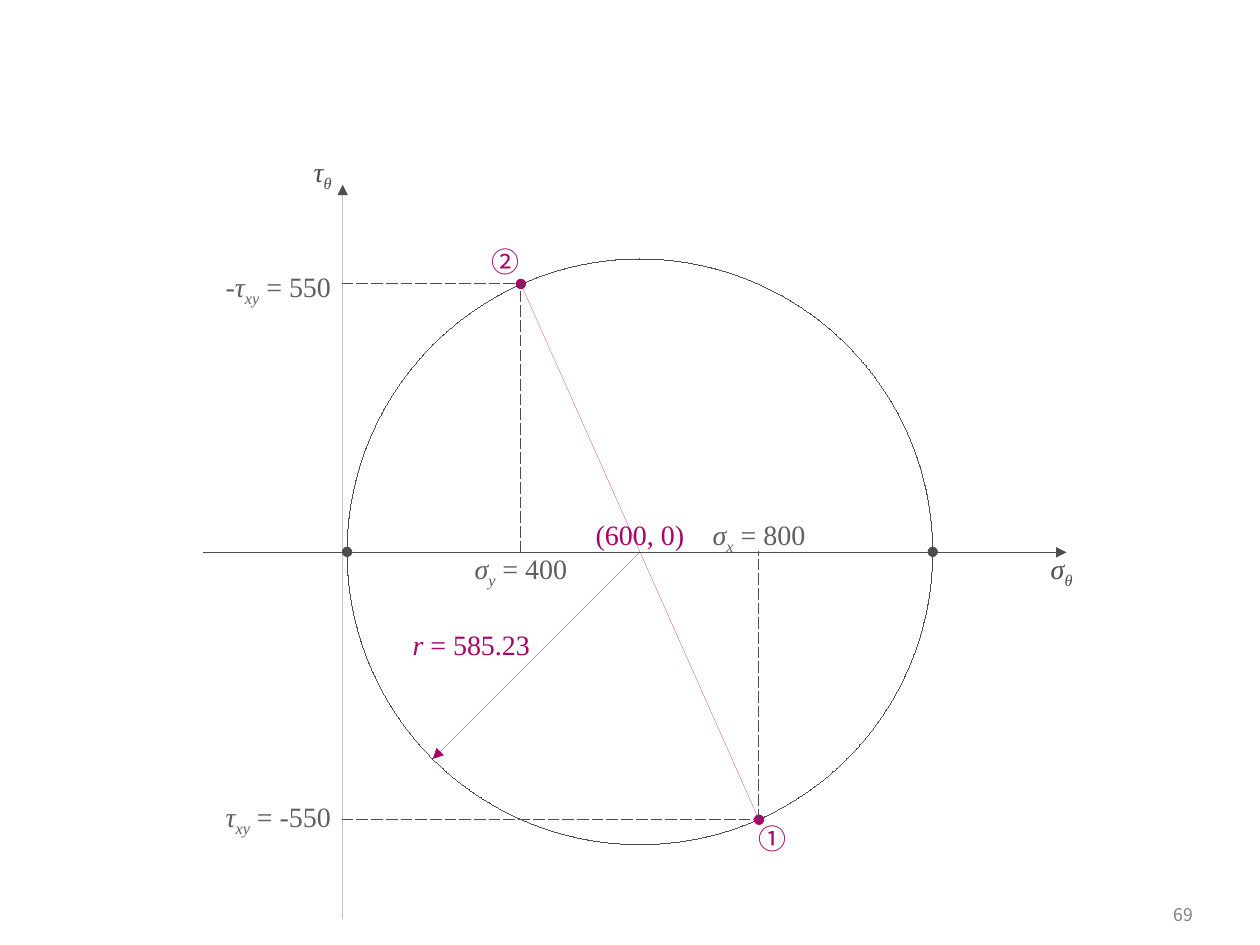
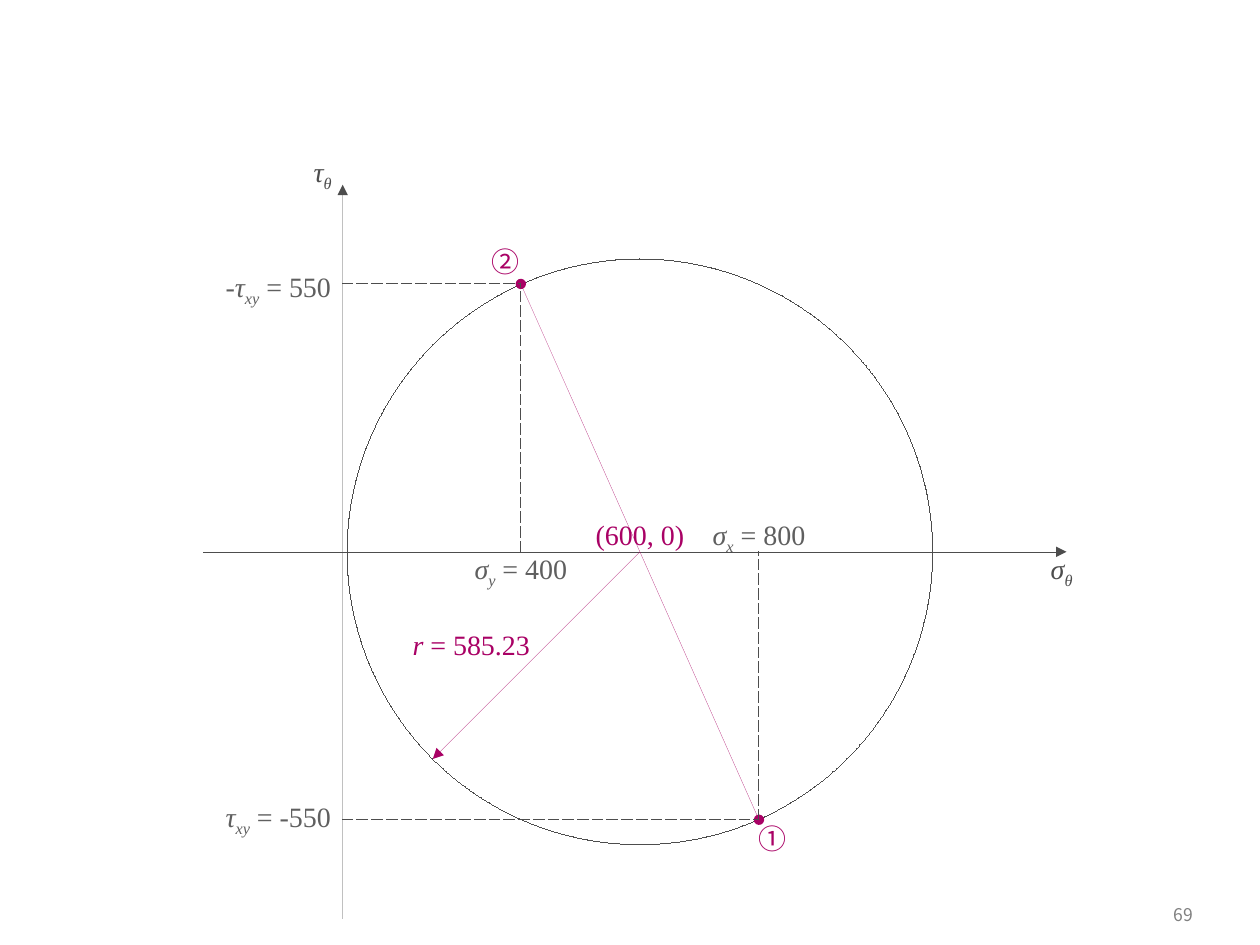
Before and after one commit to ironbell87/structural_mechanics_II, a slide deck: slide 69 of figures.pptx. Drawn at 1260x945 pixels with LibreOffice and Linux fonts; fonts in the diff are those of the drawing. Boxes give left, top, right and bottom in pixels: in the first picture for what was removed or moved away, otherwise in the second. Text is boxed around its words. In the diff, an @@ line names an element or a change of style, - is before the commit and + after.

```diff
--- a/figures.pptx
+++ b/figures.pptx
@@ double arrow removed from (346, 552) to (932, 552) @@
```
Also in this commit, not shown: 3 other slides changed, 13 other files.
